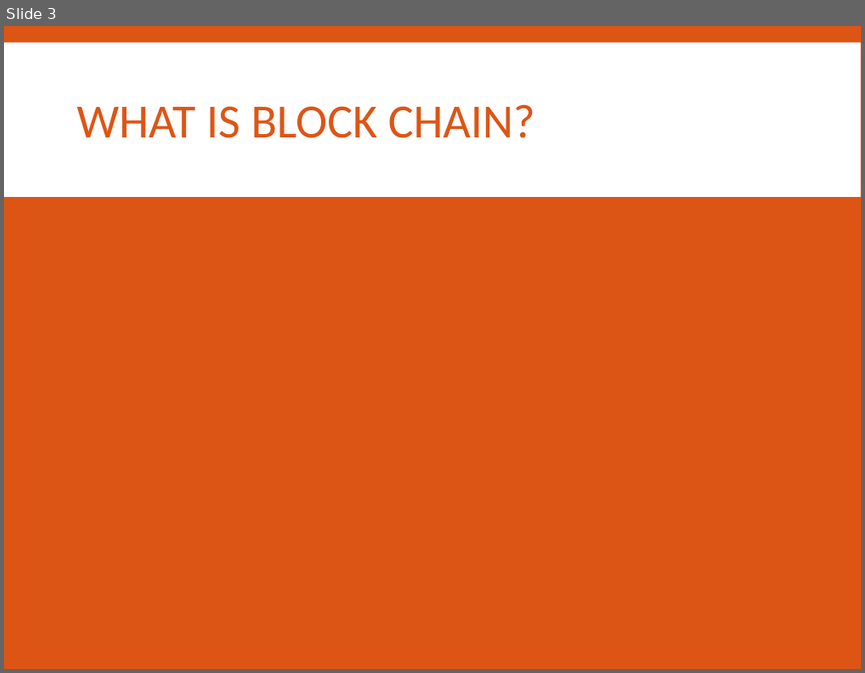
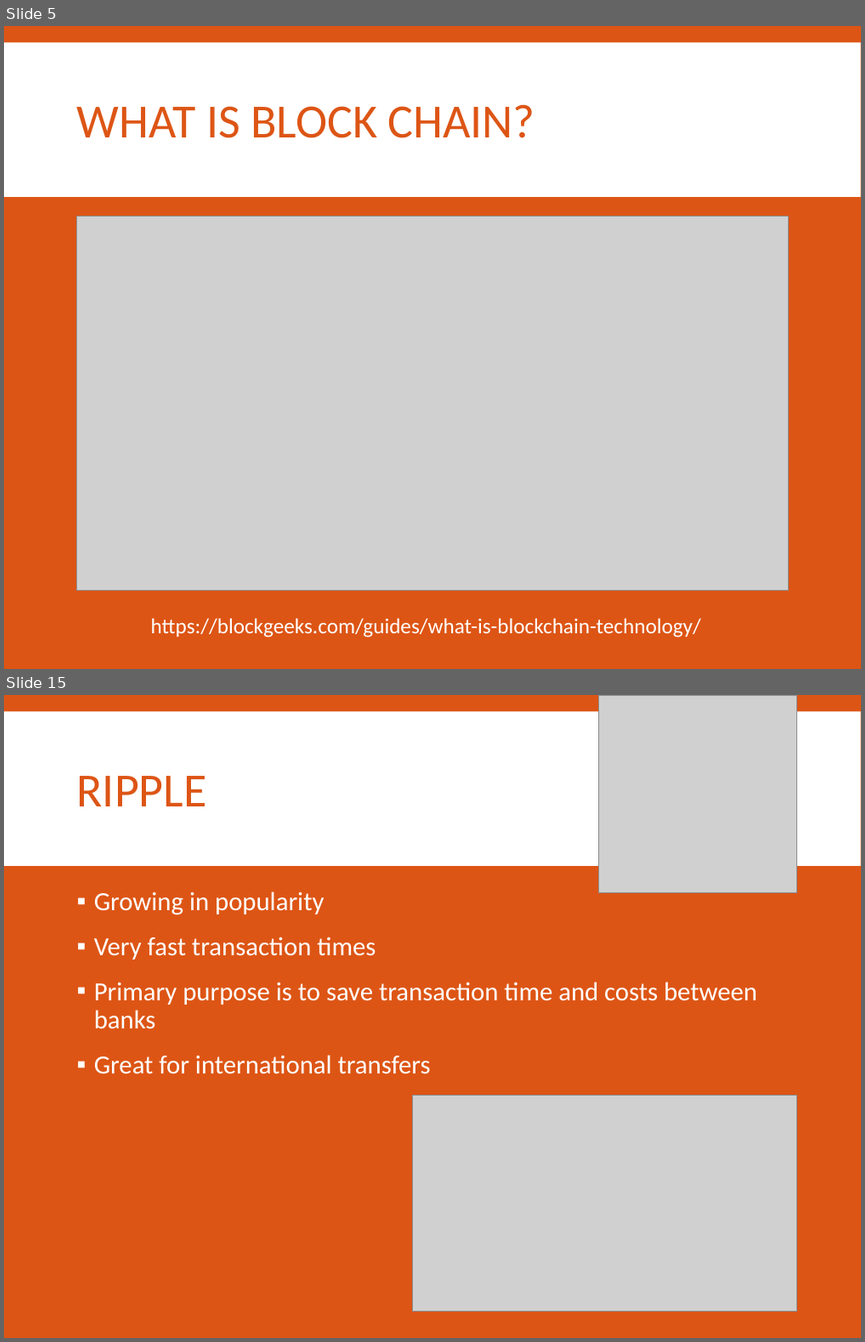
Before and after one commit to SPARC-Auburn/Documents, a slide deck: Presentations and Meeting Notes/2017-2018/Forum Topics/Block-Chain.pptx. Shown one above the other, each under a label of ours: slide 3 before the commit, slides 5 and 15 after it; the slides between them are not shown. The pictures are 865x673 and 865x1342 pixels, drawn with LibreOffice and Linux fonts; fonts in the diff are those of the drawing; grey boxes stand for pictures. Boxes give left, top, right and bottom in pixels: in the first picture for what was removed or moved away, otherwise in the second. Text is boxed around its words. In the diff, an @@ line names an element or a change of style, - is before the commit and + after.

```diff
--- a/Presentations and Meeting Notes/2017-2018/Forum Topics/Block-Chain.pptx
+++ b/Presentations and Meeting Notes/2017-2018/Forum Topics/Block-Chain.pptx
@@ slide 15 added at <box>4,695,861,1338</box>, background #DD5515; not listed: 1 template element that a slide beside it also shows @@
@@ picture added at <box>599,695,796,893</box> @@
@@ title added at <box>77,776,207,806</box>, 40 pt, text #DD5515 @@
+RIPPLE
@@ text added at <box>94,891,757,1074</box>, 22 pt, text #FFFFFF @@
+▪ Growing in popularity
+▪ Very fast transaction times
+▪ Primary purpose is to save transaction time and costs between banks
+▪ Great for international transfers
@@ picture added at <box>413,1095,796,1311</box> @@
@@ what was slide 3 is now slide 5 @@
@@ slide 5 changed as well @@
@@ picture added at <box>76,216,788,590</box> @@
@@ text added at <box>151,618,701,637</box>, 18 pt, text #FFFFFF @@
+https://blockgeeks.com/guides/what-is-blockchain-technology/
```
Also in this commit, not shown: 1 other slide changed, 16 other slides added, 6 other files.
